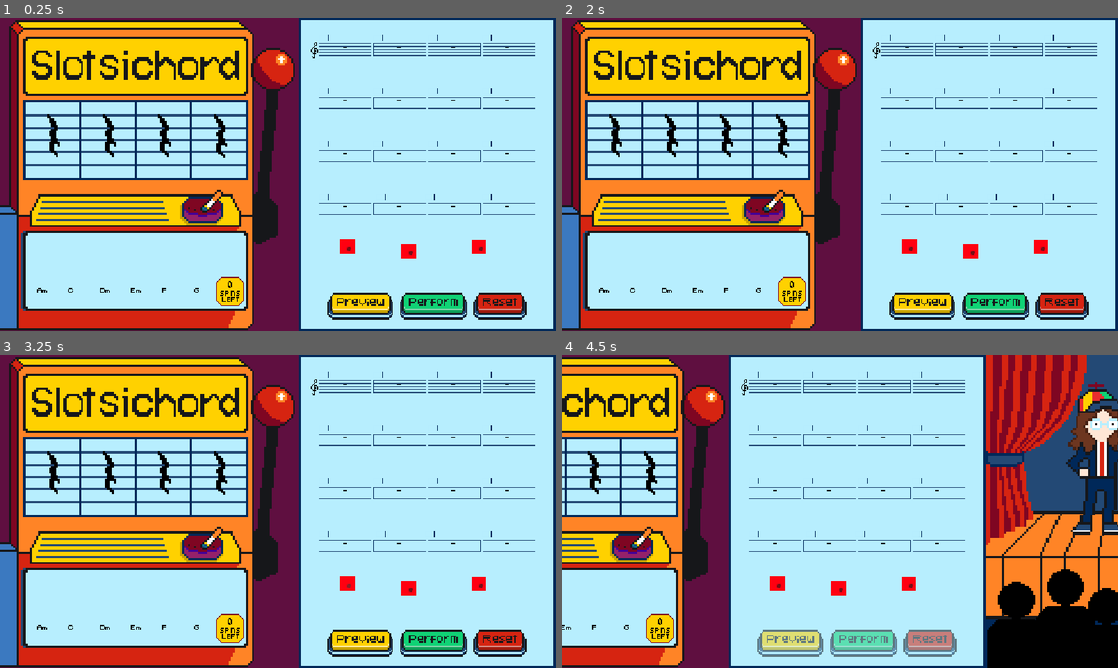
Above: before the commit, frames 1-4 (two rows, left to right).
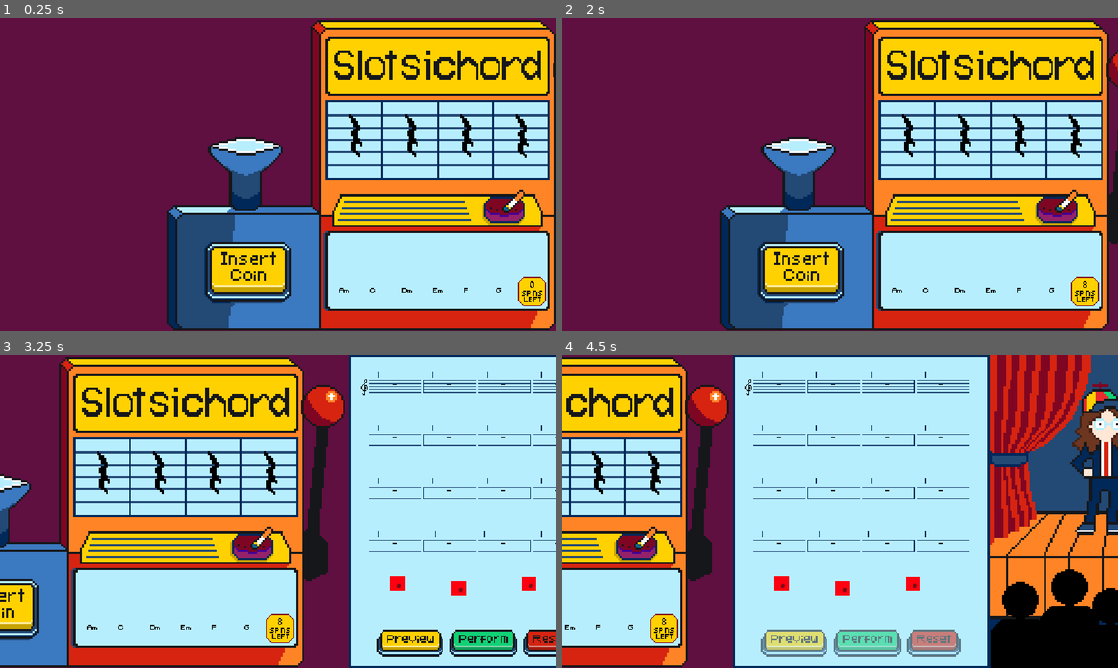
Above: after the commit, the same moments.

Repository: twhassall/slotsichord
Game: Godot game, scene res://scenes/actualScreens/MainScreen.tscn
The game is run twice, just before and just after one commit, with the same random seed, the same clock (stepped at 60 frames per second) and the same inputs.
Inputs (mouse positions are in pixels of both pictures, inside the frame that each line leads up to; where the layout moved, square brackets give the same spot in the first picture):
- Up to frame 1 (0.25 s): no input
- Up to frame 2 (2 s): click (806, 271) at 0.52 s; click (923, 305) at 1.27 s
- Up to frame 3 (3.25 s): click (361, 642) at 2.02 s; click (505, 586) [350, 586] at 2.75 s
- Up to frame 4 (4.5 s): click (1012, 642) [995, 642] at 3.5 s; click (901, 589) [895, 589] at 4.25 s

The runs differ from the first frame. In frame 1, 81% of the frame differs, in the area x 0-100%, y 0-100%; in frame 2, 80%; in frame 3, 39%; in frame 4, 16%.

Commit message:
Got the camera starting and moving
We've got a full game loop!

Diff:
--- a/scenes/actualScreens/MainScreen.tscn
+++ b/scenes/actualScreens/MainScreen.tscn
@@ -15,7 +15,7 @@
 script = ExtResource("1_hhyys")
 
 [node name="Camera2D" type="Camera2D" parent="." unique_id=883540345]
-position = Vector2(750, 324)
+position = Vector2(124, 324)
 
 [node name="ColorRect" type="ColorRect" parent="." unique_id=270515992]
 layout_mode = 0
--- a/scripts/MainScreen.gd
+++ b/scripts/MainScreen.gd
@@ -8,6 +8,14 @@
 	$ArrangementArea.perform_pressed.connect(pan_to_performance)
 	$JuniperNode.encore_pressed.connect(encore)
 	$JuniperNode.play_again_pressed.connect(on_play_again)
+	##connects to insert coin in slot_machine.gd
+	$SlotMachine.coin_inserted.connect(pan_to_game)
+
+func pan_to_game():
+	var tween = create_tween()
+	tween.set_ease(Tween.EASE_IN_OUT)
+	tween.set_trans(Tween.TRANS_SINE)
+	tween.tween_property($Camera2D, "position", Vector2(750.0,324.0), 2.0)
 
 func pan_to_performance():
 	$ArrangementArea.set_buttons_disabled(true)
@@ -98,7 +106,7 @@
 	tween.set_ease(Tween.EASE_IN_OUT)
 	tween.set_trans(Tween.TRANS_SINE)
 	#obvs set this to wherever the actual start menu is
-	tween.tween_property($Camera2D, "position", Vector2(200.0,324.0), 2.0)
+	tween.tween_property($Camera2D, "position", Vector2(124.0,324.0), 2.0)
 
 	#enable arrangement buttons
 	$ArrangementArea.set_buttons_disabled(false)
--- a/scripts/slot_machine.gd
+++ b/scripts/slot_machine.gd
@@ -11,6 +11,8 @@
 var spinSound
 var player: AudioStreamPlayer
 var spinNum
+
+signal coin_inserted
 
 func _ready():
 	##for random smoke animation
@@ -170,3 +172,4 @@
 	$SlotMachine/InsertCoinButton/InsertCoin.disabled = true
 	await get_tree().create_timer(1.2).timeout
 	start_slotmachine()
+	emit_signal("coin_inserted")
